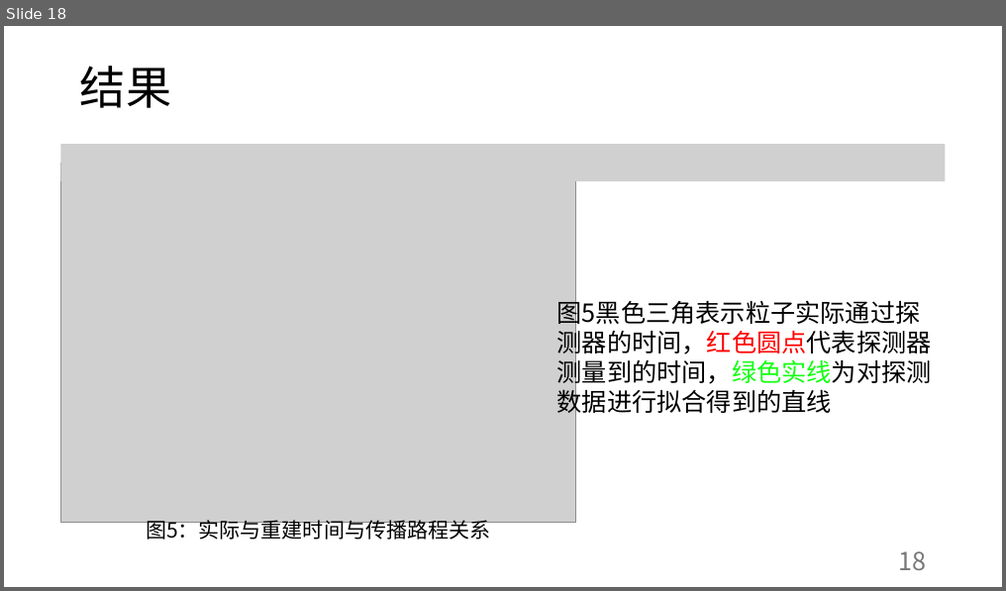
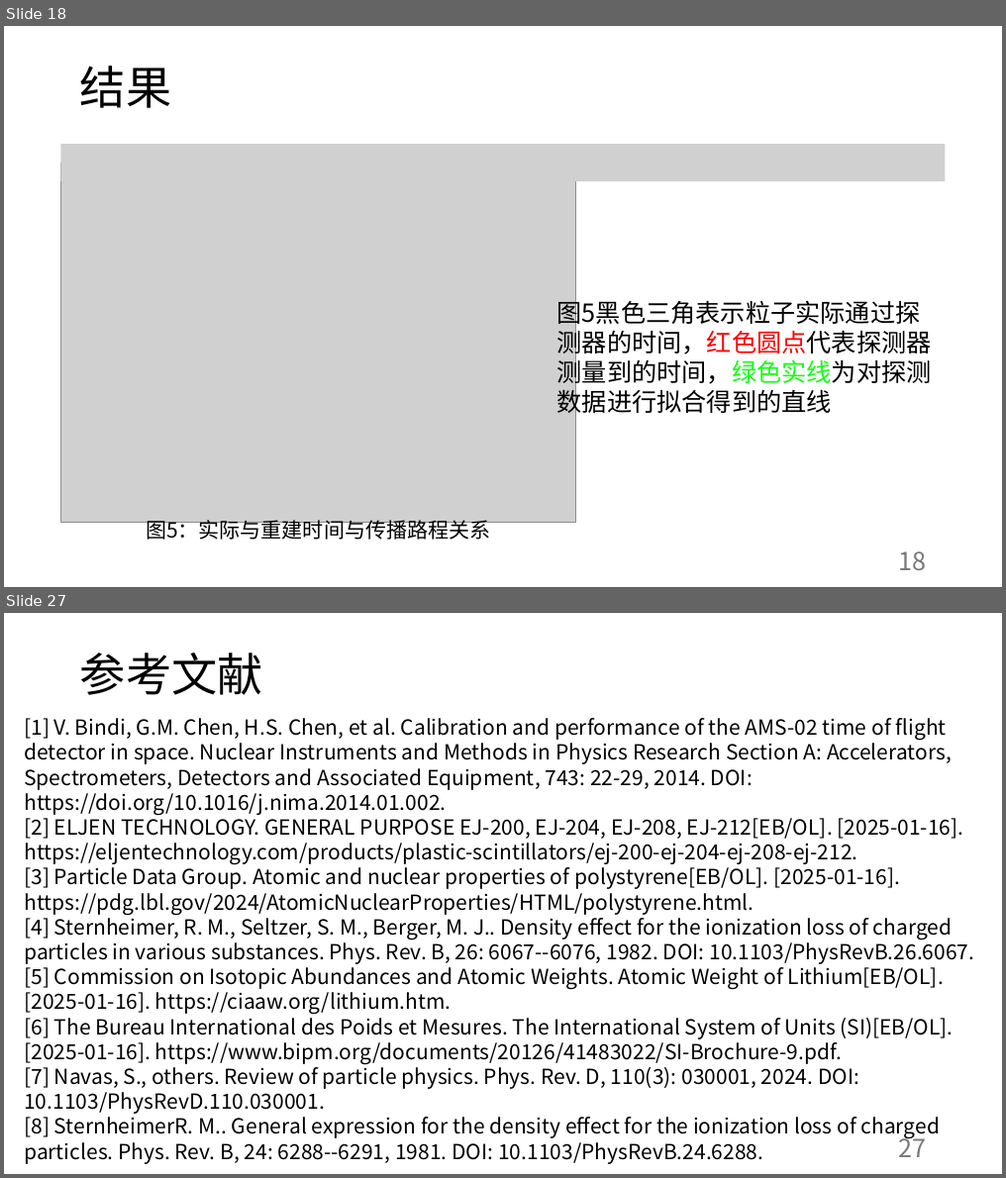
Before and after one commit to abwuge/capstoneProject, a slide deck: presentation/Stage：零磁场垂直入射线性重建.pptx. Shown one above the other, each under a label of ours: slide 18 before the commit, slides 18 and 27 after it; the slides between them are not shown. The pictures are 1006x591 and 1006x1178 pixels, drawn with LibreOffice and Linux fonts; fonts in the diff are those of the drawing; grey boxes stand for pictures. Boxes give left, top, right and bottom in pixels: in the first picture for what was removed or moved away, otherwise in the second. Text is boxed around its words. In the diff, an @@ line names an element or a change of style, - is before the commit and + after.

Commit message:
Modified presentation document.

```diff
--- a/presentation/Stage：零磁场垂直入射线性重建.pptx
+++ b/presentation/Stage：零磁场垂直入射线性重建.pptx
@@ slide 27 added at [4, 613, 1002, 1174], background #FFFFFF @@
@@ title added at [80, 653, 263, 695], 44 pt, text #000000 @@
+参考文献
@@ text added at [24, 718, 974, 1160], 20 pt, text #000000 @@
+[1] V. Bindi, G.M. Chen, H.S. Chen, et al. Calibration and performance of the AMS-02 time of flight detector in space. Nuclear Instruments and Methods in Physics Research Section A: Accelerators, Spectrometers, Detectors and Associated Equipment, 743: 22-29, 2014. DOI: https://doi.org/10.1016/j.nima.2014.01.002.
+[2] ELJEN TECHNOLOGY. GENERAL PURPOSE EJ-200, EJ-204, EJ-208, EJ-212[EB/OL]. [2025-01-16]. https://eljentechnology.com/products/plastic-scintillators/ej-200-ej-204-ej-208-ej-212.
+[3] Particle Data Group. Atomic and nuclear properties of polystyrene[EB/OL]. [2025-01-16]. https://pdg.lbl.gov/2024/AtomicNuclearProperties/HTML/polystyrene.html.
+[4] Sternheimer, R. M., Seltzer, S. M., Berger, M. J.. Density effect for the ionization loss of charged particles in various substances. Phys. Rev. B, 26: 6067--6076, 1982. DOI: 10.1103/PhysRevB.26.6067.
+[5] Commission on Isotopic Abundances and Atomic Weights. Atomic Weight of Lithium[EB/OL]. [2025-01-16]. https://ciaaw.org/lithium.htm.
+[6] The Bureau International des Poids et Mesures. The International System of Units (SI)[EB/OL]. [2025-01-16]. https://www.bipm.org/documents/20126/41483022/SI-Brochure-9.pdf.
+[7] Navas, S., others. Review of particle physics. Phys. Rev. D, 110(3): 030001, 2024. DOI: 10.1103/PhysRevD.110.030001.
+[8] SternheimerR. M.. General expression for the density effect for the ionization loss of charged particles. Phys. Rev. B, 24: 6288--6291, 1981. DOI: 10.1103/PhysRevB.24.6288.
@@ page number added at [898, 1132, 926, 1157], 24 pt, text #797979 @@
+27
```
Also in this commit, not shown: 14 slides changed, 5 other slides added.
